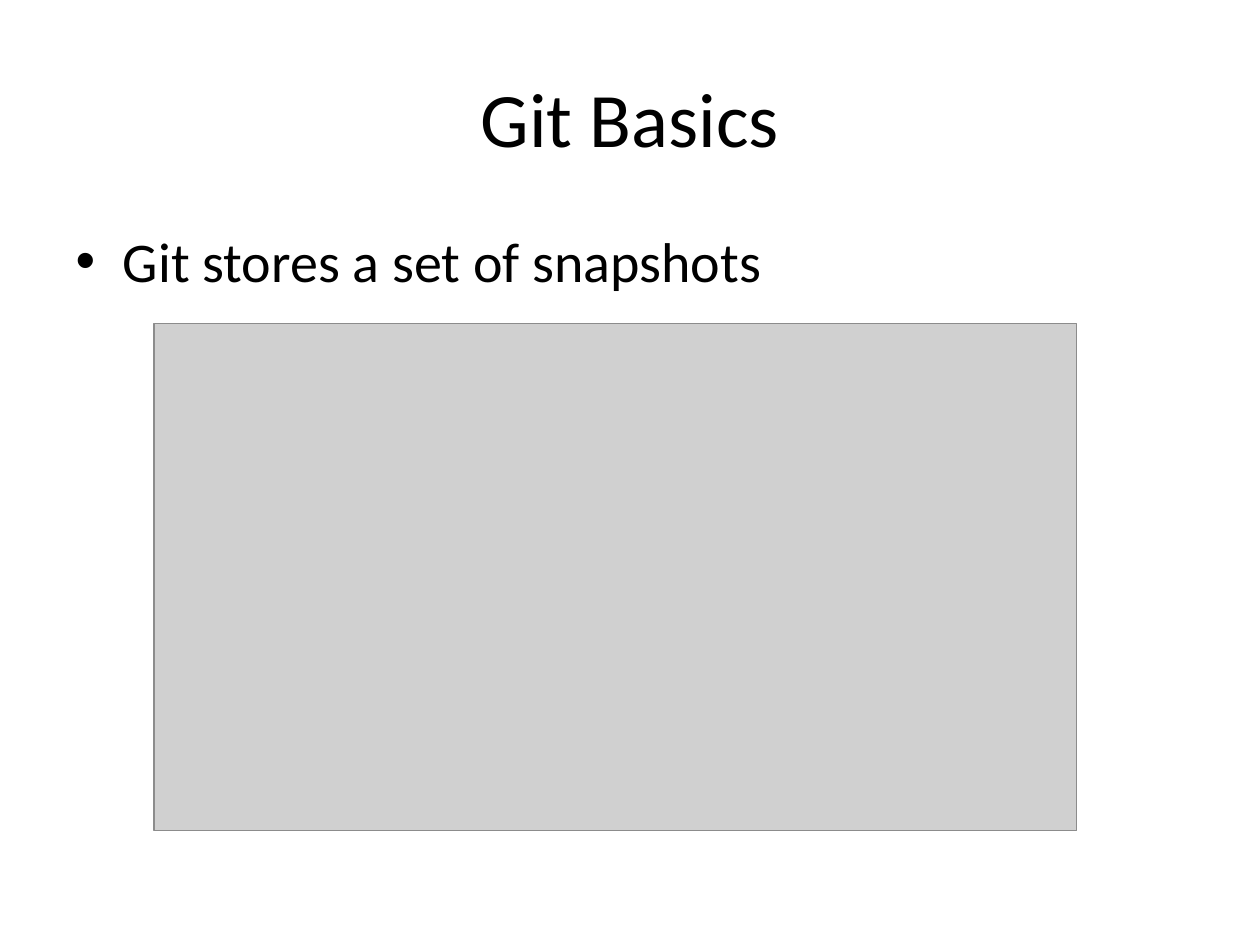
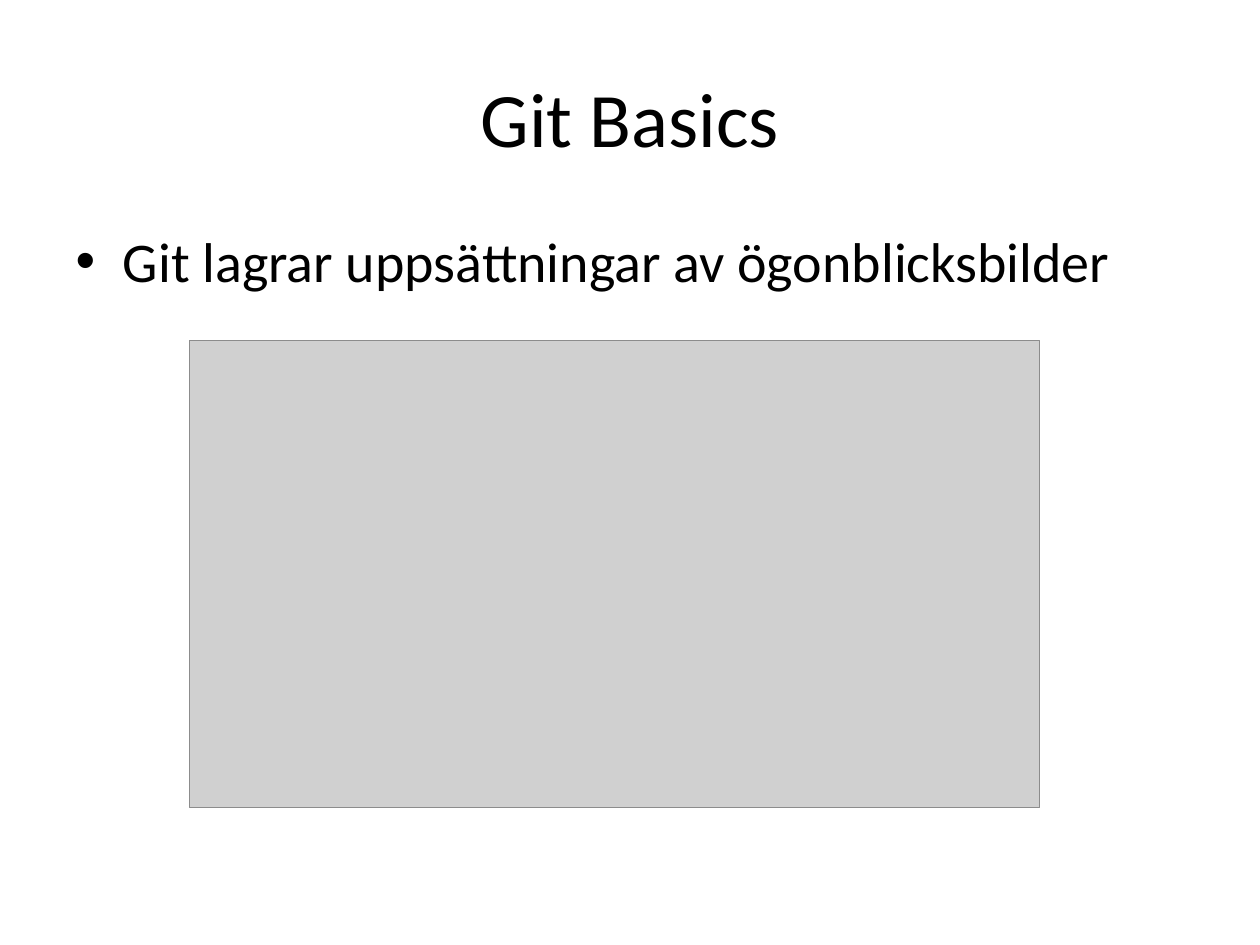
Before and after one commit to perbergq/git-presentation, a slide deck: slide 4 of Git.pptx. Drawn at 1260x945 pixels with LibreOffice and Linux fonts; fonts in the diff are those of the drawing; grey boxes stand for pictures. Boxes give left, top, right and bottom in pixels: in the first picture for what was removed or moved away, otherwise in the second. Text is boxed around its words. In the diff, an @@ line names an element or a change of style, - is before the commit and + after.

```diff
--- a/Git.pptx
+++ b/Git.pptx
@@ text at [123,243,1109,292]: text changed @@
-• Git stores a set of snapshots
+• Git lagrar uppsättningar av ögonblicksbilder
@@ picture: place and size @@
-picture at [154,324,1076,830]
+picture at [189,340,1040,808]
```
Also in this commit, not shown: 8 other slides changed, 3 slides added, 3 other files.
